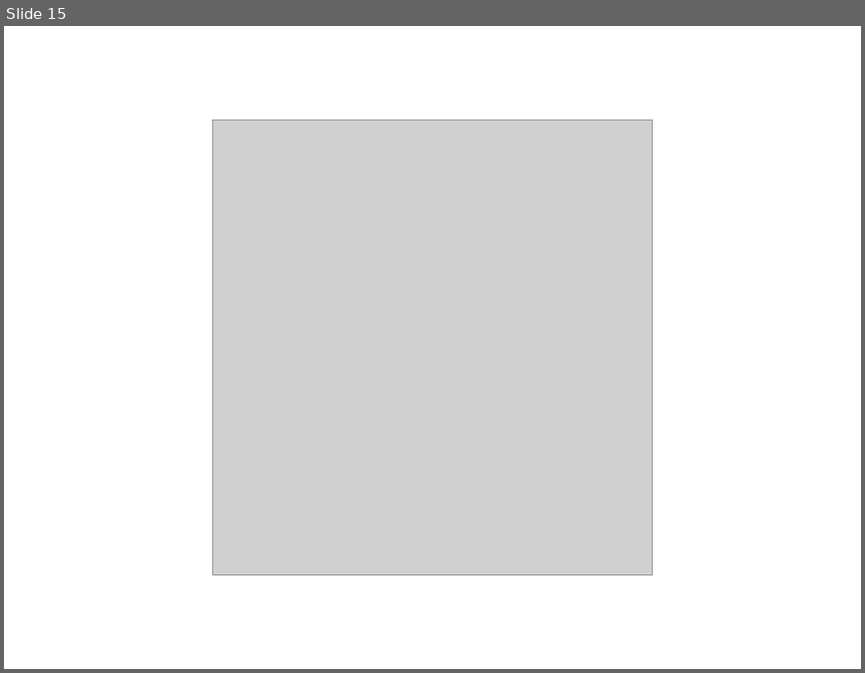
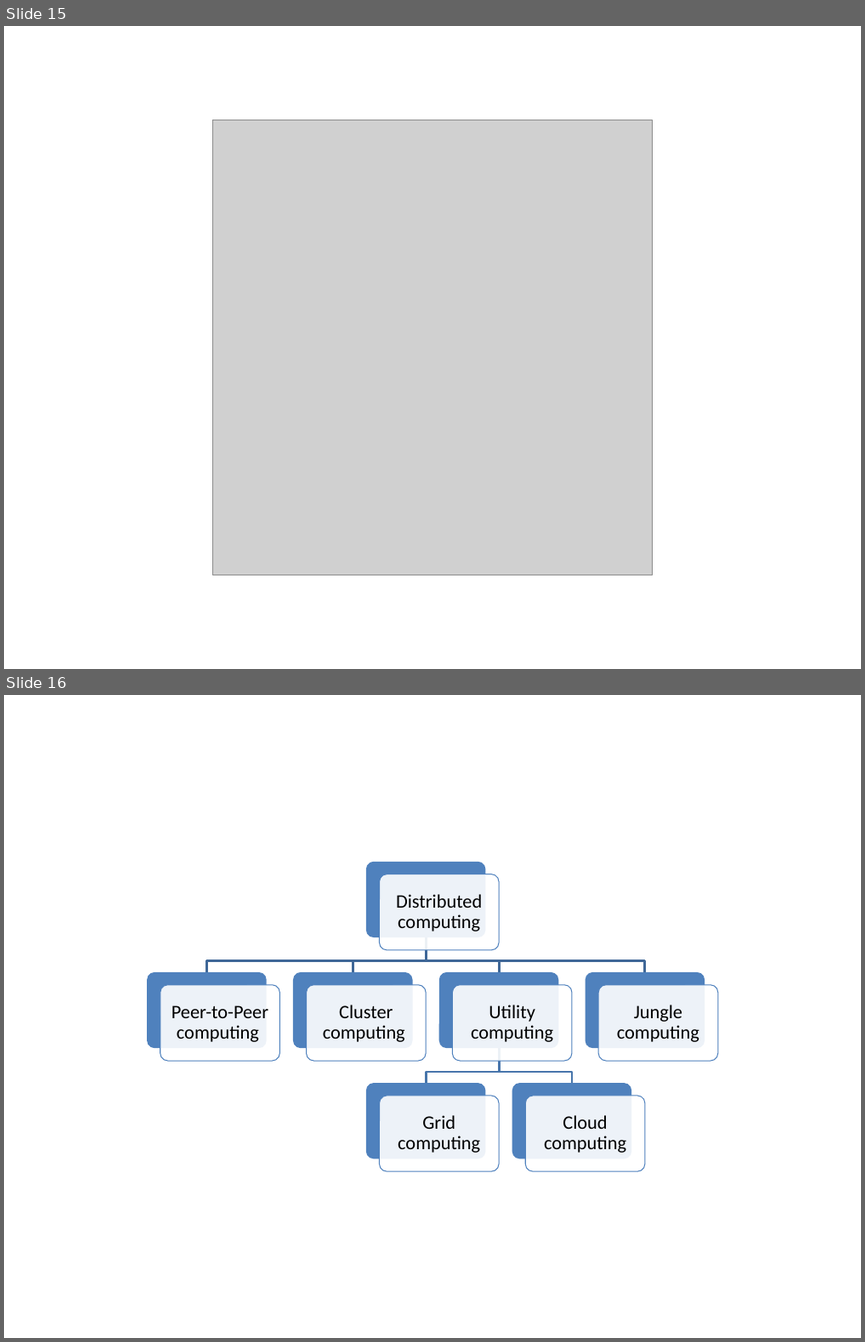
Before and after one commit to bsuman/ThesisDocumentation, a slide deck: pictures.pptx. Shown one above the other, each under a label of ours: slide 15 before the commit, slides 15 and 16 after it. The pictures are 865x673 and 865x1342 pixels, drawn with LibreOffice and Linux fonts; fonts in the diff are those of the drawing; grey boxes stand for pictures. Boxes give left, top, right and bottom in pixels: in the first picture for what was removed or moved away, otherwise in the second. Text is boxed around its words. In the diff, an @@ line names an element or a change of style, - is before the commit and + after.

```diff
--- a/pictures.pptx
+++ b/pictures.pptx
@@ slide 16 added at [4, 695, 861, 1338], background #FFFFFF @@
@@ group added at [147, 862, 718, 1171]: 14 rounded rectangles, 7 texts, 6 freeform shapes @@
+Distributed computing
+Peer-to-Peer computing
+Cluster computing
+Utility computing
+Grid computing
+Cloud computing
+Jungle computing
```
Also in this commit, not shown: 1 slide removed.
